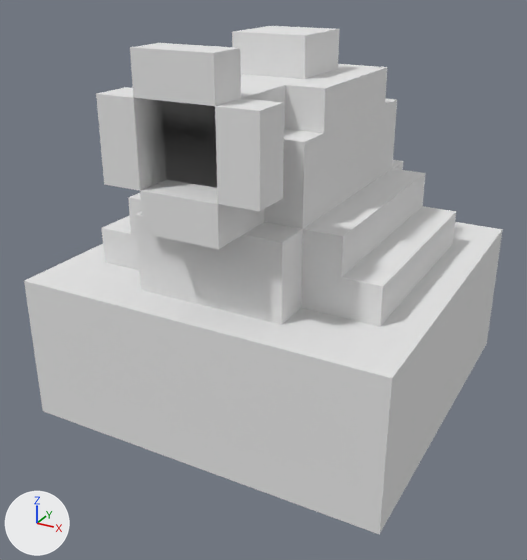
The OBJ model My project/Assets/Resources/Monster/Monster.obj: old version first, new version second.
One viewpoint serves both versions: a 50 mm camera at (0.88, -1.722, 1.163) aimed at (-0.019, -0.088, 0.346). Every picture has the same lights, and +X, +Y and +Z are marked at lower left. Where no turn or scale is listed for an object, it has been applied to the vertices. Vertices at the same position are counted once.

Objects in the first picture: 'Untitled'.
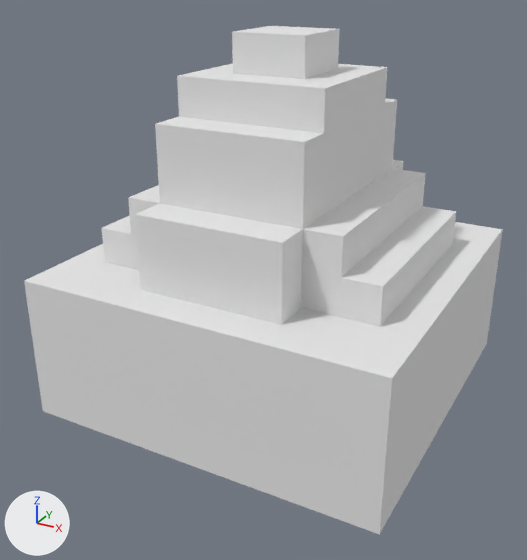
What changed in the scene script:
```text
Change me_untitled:
    used by ob_untitled; location = (0.0, 0.0, 0.0)
    remove me_untitled.from_pydata(...)  # 120 vertices, 244 faces; spans x -0.5..0.5, y -0.5..0.5, z 0.0..1.0
    add me_untitled.from_pydata(...)  # 88 vertices, 172 faces; spans x -0.5..0.5, y -0.5..0.5, z 0.0..1.0
    me_untitled part 1
    32 vertices are removed from x -0.2..0.2, y -0.5..-0.2, z 0.6..1.0
    83 faces are deleted
    11 new faces join them
```

Pixel boxes [x1, y1, x2, y2] of what changed, in the pictures (527 x 560 px):
part 1 of me_untitled, cut back: before [96, 43, 325, 325]; after [135, 74, 325, 325]
